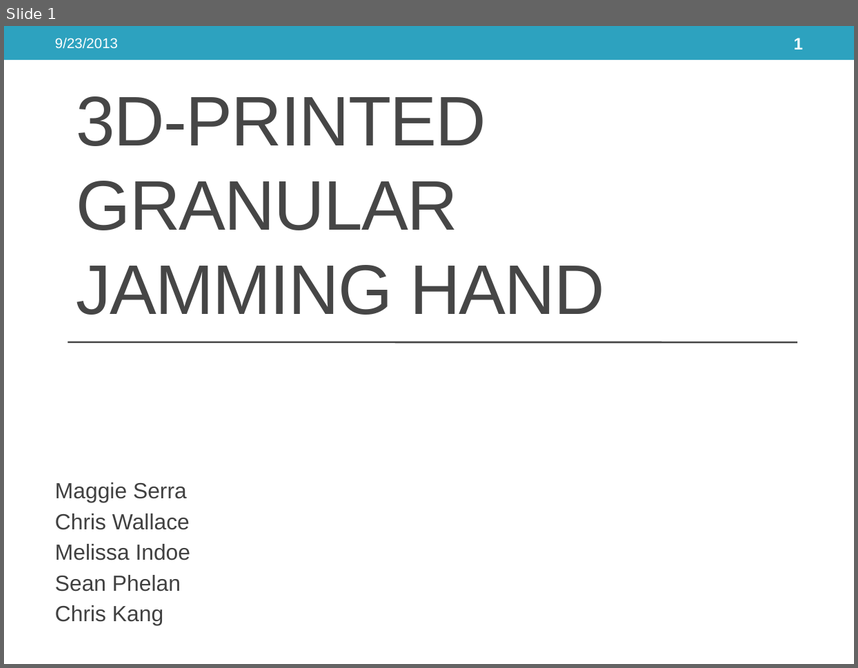
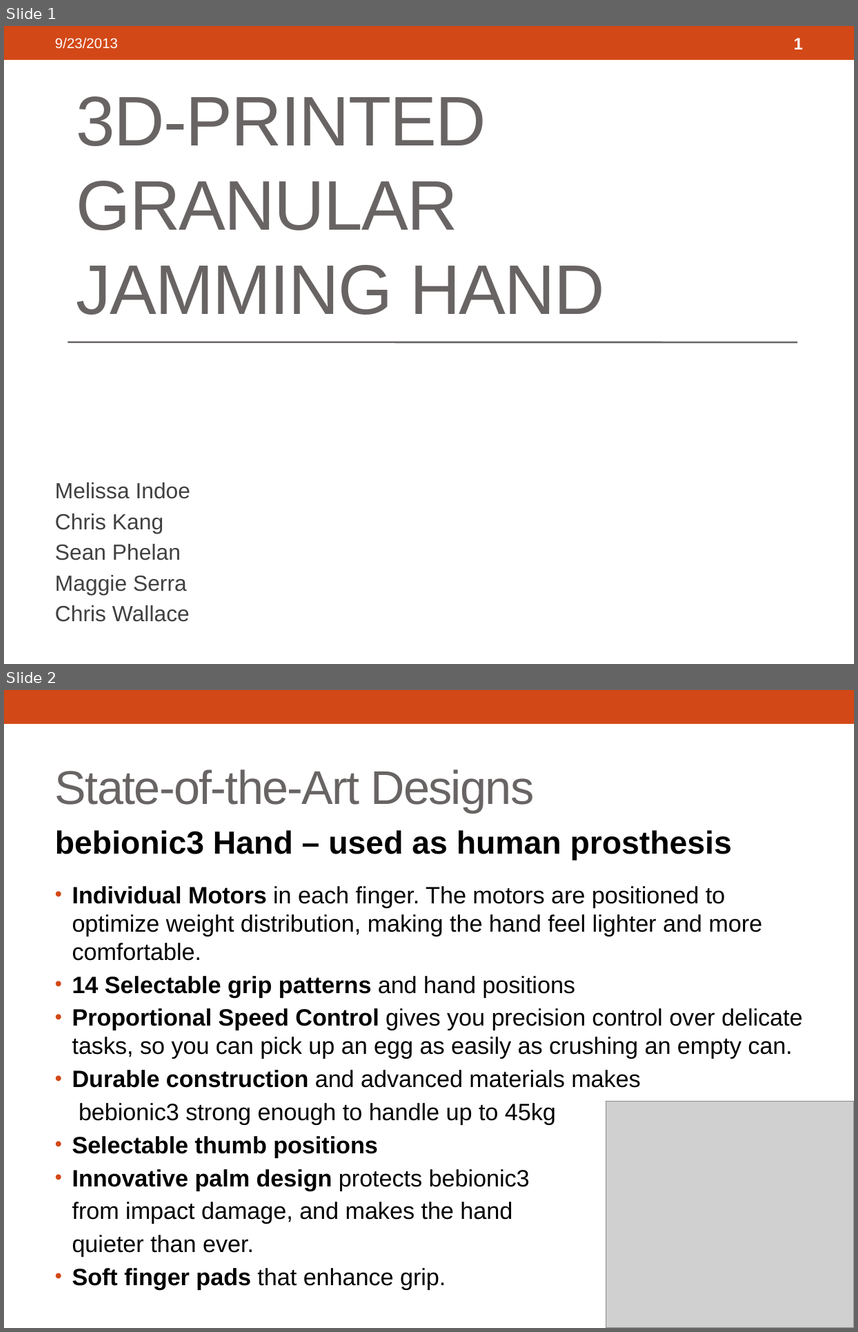
Before and after one commit to 3D-Printed-Granular-Jamming-Hand/3d-printed-granular-jamming-hand, a slide deck: ProgressReports/Presentation 1 Segments/3d-Printed Granular Jamming Hand.pptx. Shown one above the other, each under a label of ours: slide 1 before the commit, slides 1 and 2 after it. The pictures are 858x668 and 858x1332 pixels, drawn with LibreOffice and Linux fonts; fonts in the diff are those of the drawing; grey boxes stand for pictures. Boxes give left, top, right and bottom in pixels: in the first picture for what was removed or moved away, otherwise in the second. Text is boxed around its words. In the diff, an @@ line names an element or a change of style, - is before the commit and + after.

```diff
--- a/ProgressReports/Presentation 1 Segments/3d-Printed Granular Jamming Hand.pptx
+++ b/ProgressReports/Presentation 1 Segments/3d-Printed Granular Jamming Hand.pptx
@@ slide 2 added at bbox=[4, 690, 854, 1328], background #FFFFFF; not listed: 1 template element that a slide beside it also shows @@
@@ title added at bbox=[55, 769, 534, 813], 40 pt, text #696464 @@
+State-of-the-Art Designs
@@ text added at bbox=[55, 830, 803, 1290], 19.9 pt, text #000000 @@
+bebionic3 Hand – used as human prosthesis
+• Individual Motors in each finger. The motors are positioned to optimize weight distribution, making the hand feel lighter and more comfortable.
+• 14 Selectable grip patterns and hand positions
+• Proportional Speed Control gives you precision control over delicate tasks, so you can pick up an egg as easily as crushing an empty can.
+• Durable construction and advanced materials makes
+bebionic3 strong enough to handle up to 45kg
+• Selectable thumb positions
+• Innovative palm design protects bebionic3
+from impact damage, and makes the hand
+quieter than ever.
+• Soft finger pads that enhance grip.
@@ picture added at bbox=[606, 1101, 854, 1328] @@
@@ slide 1 changed as well @@
@@ rectangle at bbox=[4, 26, 854, 60]: fill #2DA2BF to #D34817 @@
@@ title "3D-PRINTED GRANULAR JAMMING HAND" at bbox=[76, 96, 605, 314]: text colour #464646 to #696464 @@
@@ line (67, 342) - (797, 342): stroke #464646 1.5 pt to #696464 1.5 pt @@
@@ subtitle at bbox=[55, 482, 191, 560]: paragraphs added @@
+Melissa Indoe
+Chris Kang
+Sean Phelan
@@ subtitle at bbox=[55, 544, 191, 626]: paragraphs removed @@
-Melissa Indoe
-Sean Phelan
-Chris Kang
```
Also in this commit, not shown: 12 other slides changed, 15 other slides added.
